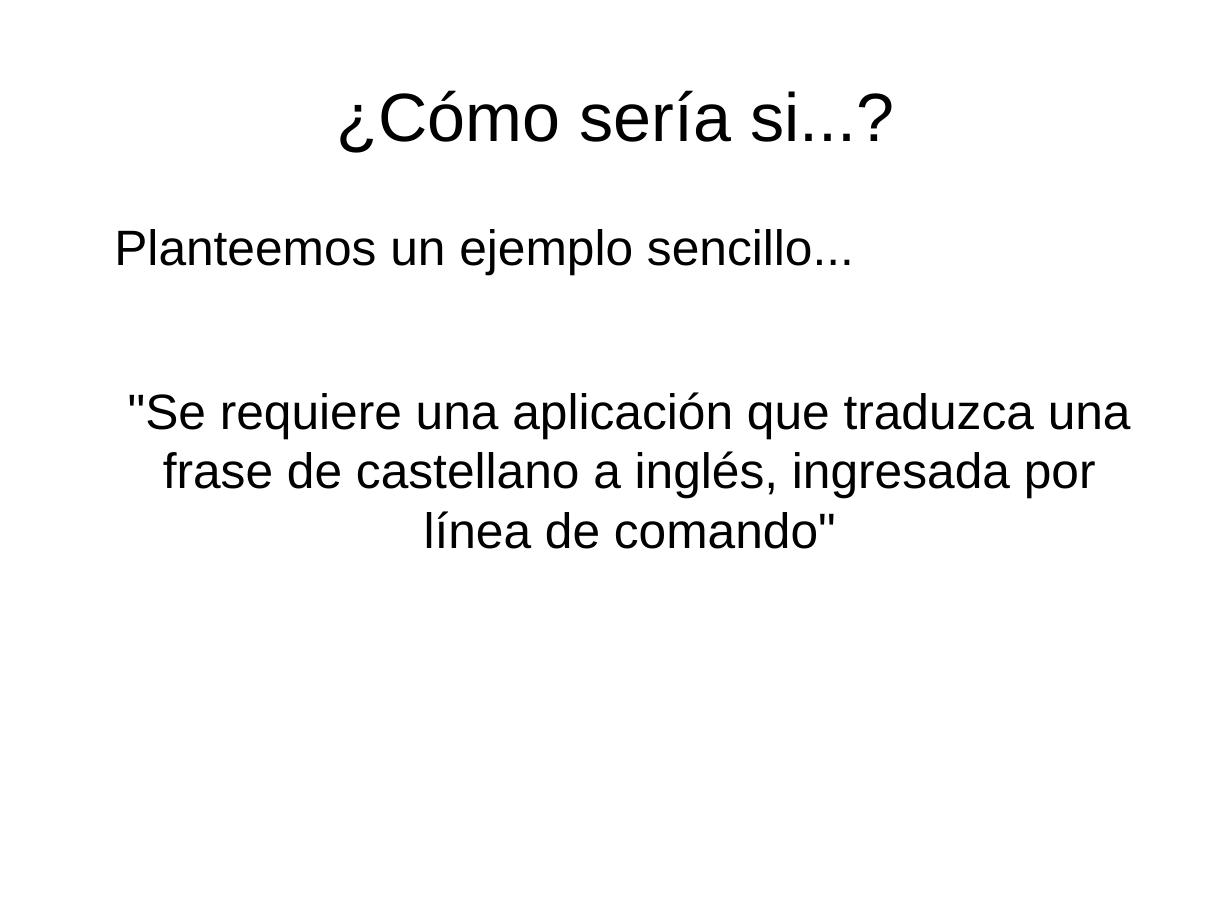
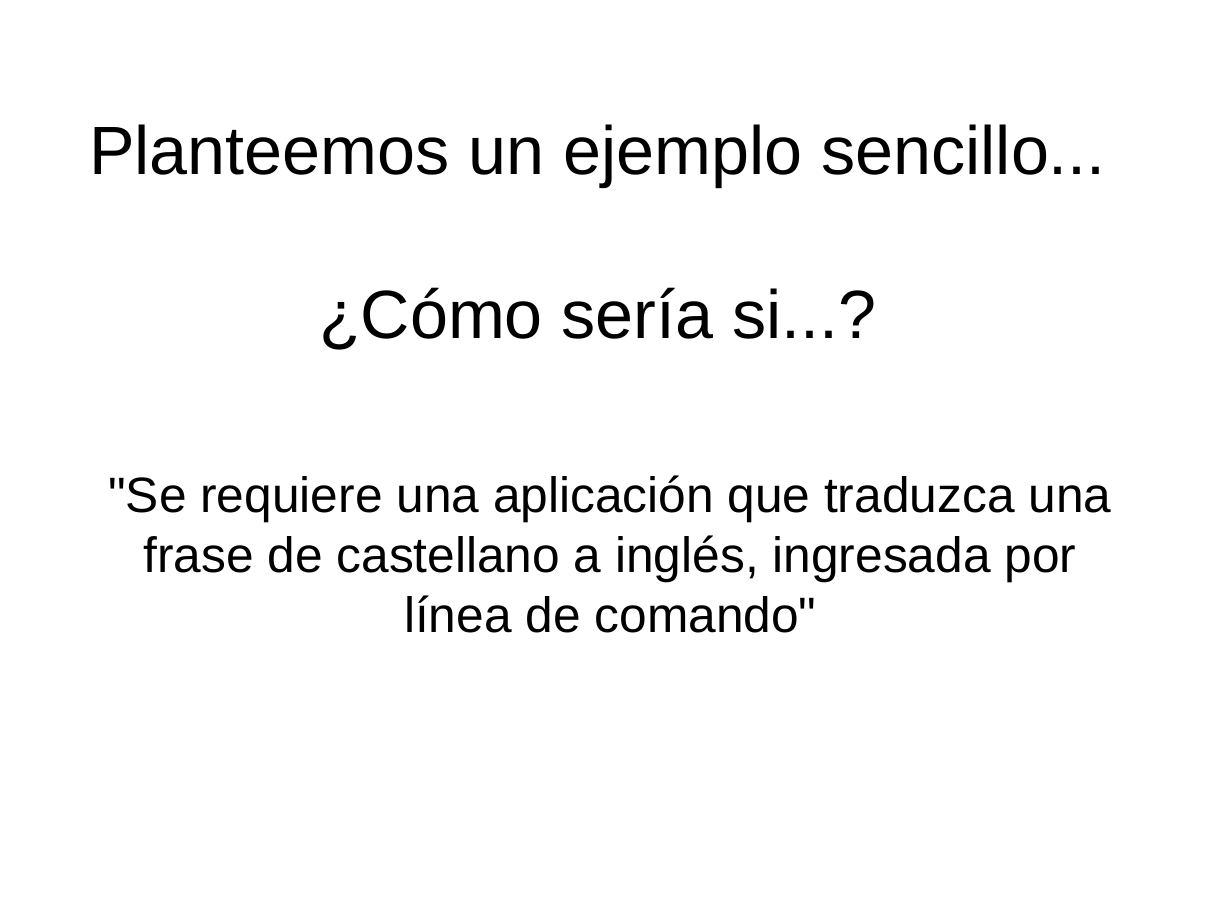
Before and after one commit to opensas/floss-demo, a slide deck: slide 12 of docs/TallerSL.odp (slide 7 before the commit). Drawn at 1232x924 pixels with LibreOffice and Linux fonts; fonts in the diff are those of the drawing. Boxes give left, top, right and bottom in pixels: in the first picture for what was removed or moved away, otherwise in the second. Text is boxed around its words. In the diff, an @@ line names an element or a change of style, - is before the commit and + after.

```diff
--- a/docs/TallerSL.odp
+++ b/docs/TallerSL.odp
@@ title at [89,124,1105,350]: text changed @@
-¿Cómo sería si...?
+Planteemos un ejemplo sencillo...
+¿Cómo sería si...?
@@ text at [114,229,854,275]: paragraph removed @@
-Planteemos un ejemplo sencillo...
@@ text ""Se requiere una aplicación que ...": place and size @@
-text ""Se requiere una aplicación que ..." at [114,229,1131,549]
+text ""Se requiere una aplicación que ..." at [108,475,1111,633]
```
Also in this commit, not shown: 6 other slides changed, 12 slides added, 2 other files.
